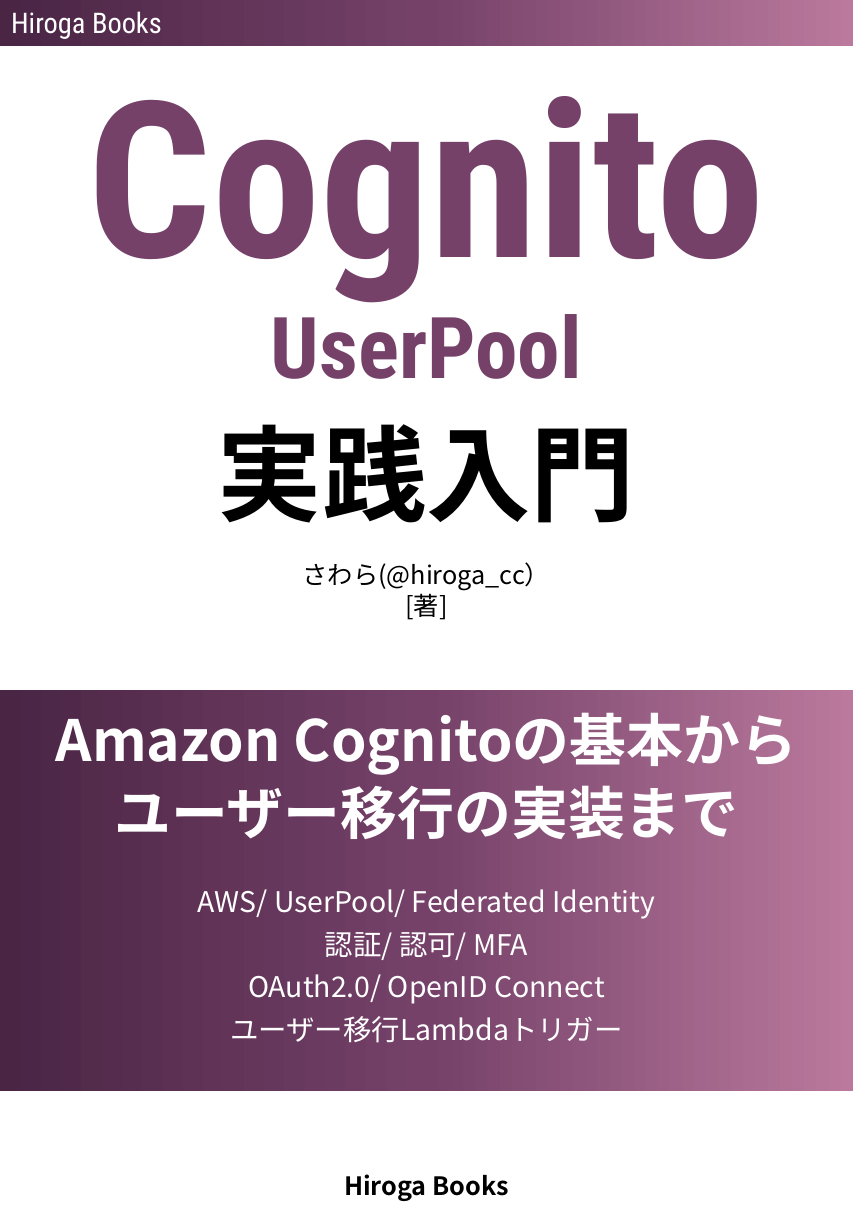
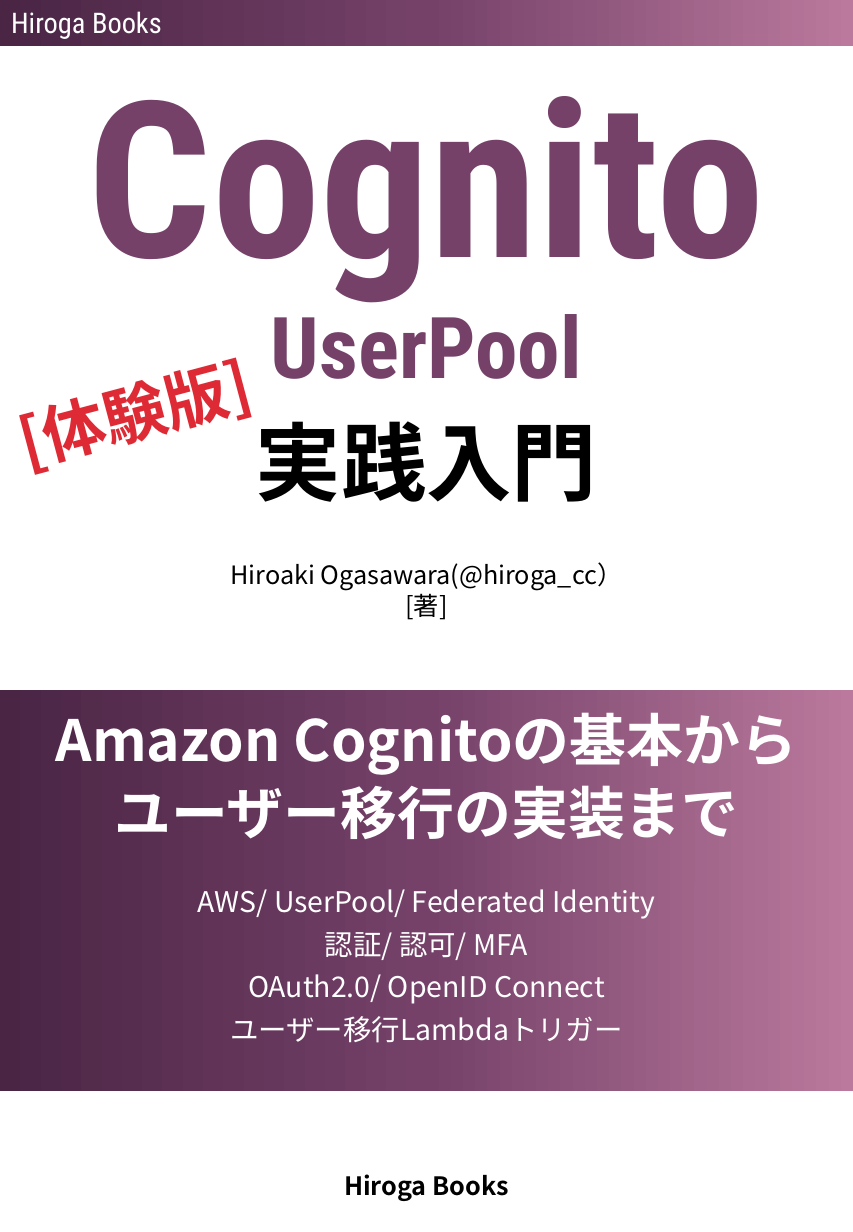
Before and after one commit to xhiroga/cognito-userpool-in-action, a slide deck: slide 1 of images/cover.pptx. Drawn at 853x1232 pixels with LibreOffice and Linux fonts; fonts in the diff are those of the drawing; background and template pictures are left out. Boxes give left, top, right and bottom in pixels: in the first picture for what was removed or moved away, otherwise in the second. Text is boxed around its words. In the diff, an @@ line names an element or a change of style, - is before the commit and + after.

```diff
--- a/images/cover.pptx
+++ b/images/cover.pptx
@@ text added at [26,382,171,475], 40 pt, text #DE2A34, bold @@
+[体験版]
@@ text "実践入門": place and size @@
-text "実践入門" at [218,424,635,523]
+text "実践入門" at [256,421,597,502]
@@ text "実践入門" at [256,421,597,502]: size 66 to 54 pt @@
@@ text at [230,562,623,591]: text changed @@
-さわら(@hiroga_cc）
+Hiroaki Ogasawara(@hiroga_cc）
```
Also in this commit, not shown: 1 slide added, 2 other files.
